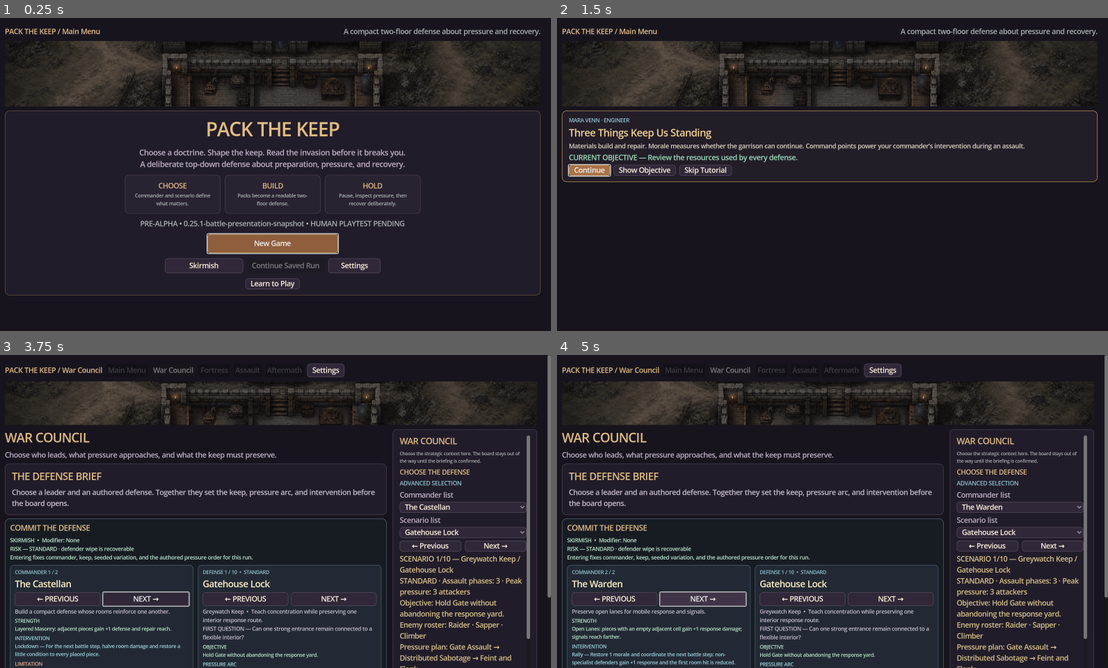
Above: before the commit, frames 1-4 (two rows, left to right).
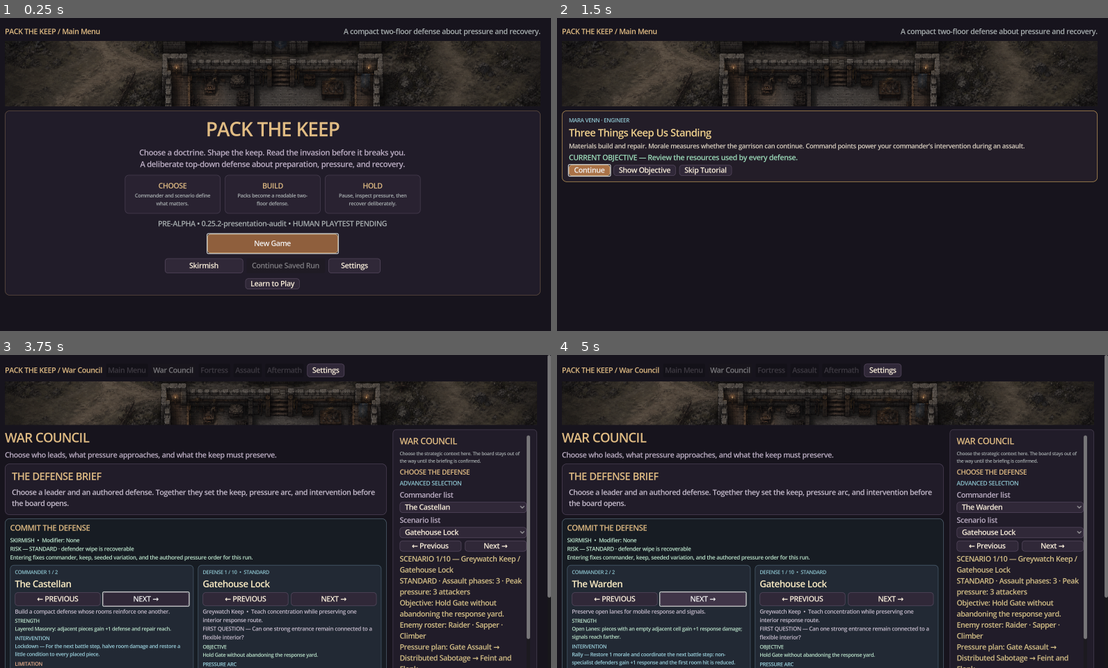
Above: after the commit, the same moments.

Repository: raphaelroshan/pack-the-keep
Game: Godot game, scene res://scenes/Main.tscn
The game is run twice, just before and just after one commit, with the same random seed, the same clock (stepped at 60 frames per second) and the same inputs.
Inputs:
- Up to frame 1 (0.25 s): no input
- Up to frame 2 (1.5 s): click "New Game" at 0.5 s; click "Continue" at 1.25 s
- Up to frame 3 (3.75 s): click "Continue" at 2 s; click "Show Objective" at 2.75 s; click "Skip Tutorial" at 3.5 s
- Up to frame 4 (5 s): click "NEXT →" at 4.25 s

The runs differ from the first frame. In frame 1, 0.6% of the frame differs, in the area x 25-74%, y 64-68%; in frame 2, nothing differs; in frame 3, less than 0.1%; in frame 4, less than 0.1%.

Commit message:
feat: add presentation audit mode

Diff:
--- a/content/content_manifest.json
+++ b/content/content_manifest.json
@@ -1,7 +1,7 @@
 {
   "schema_version": 1,
   "game_id": "pack-the-keep",
-  "content_version": "0.25.1",
+  "content_version": "0.25.2",
   "p4_vertical_slice": {
     "status": "implemented",
     "scorecard": "each_resolved_wave_records_doctrine_outcome_damage_defeated_enemies_and_recovery_actions",
@@ -531,6 +531,15 @@
     "authority": "read_only_projection_over_pack_keep_state",
     "evidence": ["design/p44_battle_presentation_snapshot.md", "docs/p44_battle_presentation_snapshot_verification.md", "tests/test_p44_battle_presentation_snapshot.gd"],
     "next_slice": "p45_presentation_audit_mode"
+  },
+  "p45_presentation_audit_mode": {
+    "status": "implemented",
+    "activation": "--debug-ui",
+    "diagnostics": ["major_region_bounds", "focus_owner", "viewport_size", "clipped_region_count"],
+    "normal_launch": "overlay_not_instantiated",
+    "authority": "presentation_only_no_input_or_simulation_commands",
+    "evidence": ["design/p45_presentation_audit_mode.md", "docs/p45_presentation_audit_mode_verification.md", "tests/test_p45_presentation_audit_mode.gd"],
+    "next_slice": "p46_navigation_and_unsaved_progress"
   },
   "campaign": {
     "title": "The Bell at Dusk",
--- a/content/gameplay_framework.json
+++ b/content/gameplay_framework.json
@@ -1,7 +1,7 @@
 {
   "schema_version": 1,
   "game_id": "pack-the-keep",
-  "framework_version": "0.25.1-battle-presentation-snapshot",
+  "framework_version": "0.25.2-presentation-audit",
   "design_promise": "Choose a commander, open a coherent pack, arrange a readable keep, and adapt when a forecasted invasion tests the doctrine you chose.",
   "p0_alpha_foundation": {
     "status": "implemented",
@@ -1817,6 +1817,13 @@
     "compatibility": "existing_refresh_helpers_delegate_to_snapshot_renderer",
     "determinism_rule": "snapshot_build_is_repeatable_and_does_not_mutate_pack_keep_state"
   },
+  "presentation_audit_mode": {
+    "status": "implemented",
+    "activation": "debug_ui_command_line_only",
+    "regions": ["title_card", "main_content", "fortress_board", "command_rail", "primary_action", "context_brief", "inspection_card", "terminal_debrief"],
+    "diagnostics": ["viewport", "screen", "focus_owner", "visible_regions", "clipped_regions"],
+    "determinism_rule": "overlay_is_mouse_ignoring_non_focusable_and_absent_from_normal_launches"
+  },
   "unit_availability": {
     "status": "vertical_slice",
     "starter_pieces": [
--- a/content/p12_alpha_checklist.json
+++ b/content/p12_alpha_checklist.json
@@ -1,6 +1,6 @@
 {
   "schema_version": 1,
-  "build_version": "0.25.1-battle-presentation-snapshot",
+  "build_version": "0.25.2-presentation-audit",
   "status": "candidate",
   "checks": [
     {"id": "windows_launch", "status": "implemented", "evidence": ["tests/test_release_identity.py", "tools/run_packaged_smoke.py", ".github/workflows/ci.yml"]},
--- a/content/p16_playtest_protocol.json
+++ b/content/p16_playtest_protocol.json
@@ -1,6 +1,6 @@
 {
   "schema_version": 1,
-  "build_version": "0.25.1-battle-presentation-snapshot",
+  "build_version": "0.25.2-presentation-audit",
   "status": "ready_for_human_sessions",
   "release_ready": false,
   "minimum_completed_sessions": 4,
--- a/project.godot
+++ b/project.godot
@@ -6,7 +6,7 @@
 
 [application]
 config/name="Pack the Keep"
-config/version="0.25.1-battle-presentation-snapshot"
+config/version="0.25.2-presentation-audit"
 run/main_scene="res://scenes/Main.tscn"
 config/features=PackedStringArray("4.3", "GL Compatibility")
 boot_splash/bg_color=Color(0.045, 0.04, 0.055, 1)
--- a/src/ui/main.gd
+++ b/src/ui/main.gd
@@ -12,6 +12,7 @@
 const InspectionPanelView = preload("res://src/ui/inspection_panel.gd")
 const LocalPlaytestObserverView = preload("res://src/ui/local_playtest_observer.gd")
 const BattlePresentationSnapshotView = preload("res://src/ui/battle_presentation_snapshot.gd")
+const PresentationAuditOverlayView = preload("res://src/ui/presentation_audit_overlay.gd")
 
 const PackKeepState = preload("res://src/core/keep_state.gd")
 const PackagedSmoke = preload("res://src/platform/packaged_smoke.gd")
@@ -143,6 +144,7 @@
 var battle_tactical_button: Button
 var battle_tactical_panel: VBoxContainer
 var battle_presentation_snapshot: Dictionary = {}
+var presentation_audit_overlay: PresentationAuditOverlay
 var mute_button: Button
 var contrast_button: Button
 var reduced_motion_button: Button
@@ -264,6 +266,8 @@
 	if DisplayServer.get_name() != "headless":
 		_setup_audio()
 	_build_ui()
+	if developer_ui_enabled:
+		_build_presentation_audit_overlay()
 	_set_screen("title")
 	if OS.get_cmdline_user_args().has("--packaged-smoke") and OS.get_environment("PACK_THE_KEEP_PACKAGED_SMOKE") == "1":
 		call_deferred("_start_packaged_smoke")
@@ -276,6 +280,21 @@
 	var smoke_harness: Node = PackagedSmoke.new()
 	get_tree().root.add_child(smoke_harness)
 	smoke_harness.call_deferred("run", self)
+
+func _build_presentation_audit_overlay() -> void:
+	presentation_audit_overlay = PresentationAuditOverlayView.new()
+	add_child(presentation_audit_overlay)
+	presentation_audit_overlay.configure({
+		"title_card": title_card,
+		"main_content": gameplay_main_column,
+		"fortress_board": keep_canvas,
+		"command_rail": command_panel,
+		"primary_action": playtest_button,
+		"preparation_brief": preparation_brief_panel,
+		"recovery_brief": recovery_brief_panel,
+		"inspection_card": inspection_panel,
+		"terminal_debrief": terminal_debrief_panel,
+	}, screen)
 
 func _process(delta: float) -> void:
 	if local_playtest_observer != null:
@@ -1893,6 +1912,8 @@
 	screen = next_screen
 	if local_playtest_observer != null:
 		local_playtest_observer.record_screen(screen)
+	if presentation_audit_overlay != null:
+		presentation_audit_overlay.set_screen_name(screen)
 	var gameplay_screen: bool = screen in ["preparation", "battle", "results"]
 	var terminal_result: bool = _is_terminal_result()
 	if gameplay_columns:
--- /dev/null
+++ b/src/ui/presentation_audit_overlay.gd
@@ -0,0 +1,80 @@
+class_name PresentationAuditOverlay
+extends Control
+
+const REGION_COLORS := [
+	Color("#65d6c1"),
+	Color("#f2c572"),
+	Color("#e88378"),
+	Color("#8fc6d1"),
+	Color("#c9a7e8"),
+	Color("#bfe8cf"),
+]
+
+var tracked_regions: Dictionary = {}
+var screen_name: String = "unknown"
+
+func _ready() -> void:
+	set_anchors_and_offsets_preset(Control.PRESET_FULL_RECT)
+	mouse_filter = Control.MOUSE_FILTER_IGNORE
+	focus_mode = Control.FOCUS_NONE
+	z_index = 1000
+	set_process(true)
+
+func configure(regions: Dictionary, current_screen: String) -> void:
+	tracked_regions = regions.duplicate()
+	screen_name = current_screen
+	queue_redraw()
+
+func set_screen_name(value: String) -> void:
+	screen_name = value
+	queue_redraw()
+
+func audit_snapshot(viewport_rect: Rect2 = Rect2()) -> Dictionary:
+	var bounds: Rect2 = viewport_rect
+	if bounds.size == Vector2.ZERO:
+		bounds = Rect2(Vector2.ZERO, size)
+	var regions: Array[Dictionary] = []
+	var clipped_count: int = 0
+	for region_name_value in tracked_regions.keys():
+		var region_name: String = String(region_name_value)
+		var control: Control = tracked_regions[region_name]
+		if control == null or not is_instance_valid(control) or not control.is_visible_in_tree():
+			continue
+		var rect: Rect2 = control.get_global_rect()
+		var clipped: bool = not bounds.encloses(rect)
+		if clipped:
+			clipped_count += 1
+		regions.append({"name": region_name, "rect": rect, "clipped": clipped})
+	var focus_owner: Control = get_viewport().gui_get_focus_owner() if get_viewport() != null else null
+	var focus_text: String = "none"
+	if focus_owner != null:
+		focus_text = focus_owner.name
+		if focus_owner is Button and not String(focus_owner.text).is_empty():
+			focus_text = "%s: %s" % [focus_owner.name, String(focus_owner.text)]
+	return {
+		"screen": screen_name,
+		"viewport": {"width": int(bounds.size.x), "height": int(bounds.size.y)},
+		"focus": focus_text,
+		"visible_region_count": regions.size(),
+		"clipped_region_count": clipped_count,
+		"regions": regions,
+	}
+
+func _process(_delta: float) -> void:
+	queue_redraw()
+
+func _draw() -> void:
+	var snapshot: Dictionary = audit_snapshot()
+	var regions: Array = snapshot.get("regions", [])
+	for index in range(regions.size()):
+		var region: Dictionary = regions[index]
+		var color: Color = REGION_COLORS[index % REGION_COLORS.size()]
+		var rect: Rect2 = region.get("rect", Rect2())
+		rect.position -= global_position
+		draw_rect(rect, color, false, 2.0)
+		draw_string(ThemeDB.fallback_font, rect.position + Vector2(5, 14), String(region.get("name", "region")).to_upper(), HORIZONTAL_ALIGNMENT_LEFT, -1, 11, color)
+	var status: String = "PRESENTATION AUDIT • %s • %dx%d • FOCUS %s • REGIONS %d • CLIPPED %d" % [String(snapshot.screen).to_upper(), int(snapshot.viewport.width), int(snapshot.viewport.height), String(snapshot.focus), int(snapshot.visible_region_count), int(snapshot.clipped_region_count)]
+	var status_rect: Rect2 = Rect2(8, size.y - 34, minf(size.x - 16.0, 920.0), 26)
+	draw_rect(status_rect, Color(0.04, 0.03, 0.06, 0.9), true)
+	draw_rect(status_rect, Color("#f2c572"), false, 1.0)
+	draw_string(ThemeDB.fallback_font, status_rect.position + Vector2(8, 18), status, HORIZONTAL_ALIGNMENT_LEFT, status_rect.size.x - 16.0, 12, Color("#fff4df"))
--- /dev/null
+++ b/tests/test_p45_presentation_audit_mode.gd
@@ -0,0 +1,51 @@
+extends SceneTree
+
+const AuditOverlay = preload("res://src/ui/presentation_audit_overlay.gd")
+
+var failures: Array[String] = []
+
+func _check(condition: bool, message: String) -> void:
+	if not condition:
+		failures.append(message)
+
+func _initialize() -> void:
+	var ui: Control = load("res://scenes/Main.tscn").instantiate()
+	root.add_child(ui)
+	await process_frame
+	await process_frame
+	ui.preferences_persistence_enabled = false
+	ui.display_application_enabled = false
+	_check(not ui.developer_ui_enabled and ui.presentation_audit_overlay == null, "normal launch should not instantiate presentation audit chrome")
+	var before: String = JSON.stringify(ui.keep.serialize())
+
+	var in_bounds: Button = Button.new()
+	in_bounds.name = "PrimaryAction"
+	in_bounds.text = "Begin"
+	in_bounds.position = Vector2(10, 10)
+	in_bounds.size = Vector2(80, 30)
+	ui.add_child(in_bounds)
+	var clipped: Control = Control.new()
+	clipped.position = Vector2(190, 80)
+	clipped.size = Vector2(30, 30)
+	ui.add_child(clipped)
+	var overlay: PresentationAuditOverlay = AuditOverlay.new()
+	ui.add_child(overlay)
+	overlay.configure({"primary_action": in_bounds, "clipped_region": clipped}, "battle")
+	in_bounds.grab_focus()
+	await process_frame
+	var snapshot: Dictionary = overlay.audit_snapshot(Rect2(0, 0, 200, 100))
+	_check(overlay.mouse_filter == Control.MOUSE_FILTER_IGNORE and overlay.focus_mode == Control.FOCUS_NONE, "audit overlay should never intercept mouse or keyboard focus")
+	_check(String(snapshot.screen) == "battle" and int(snapshot.visible_region_count) == 2, "audit snapshot should identify screen and visible tracked regions")
+	_check(int(snapshot.clipped_region_count) == 1, "audit snapshot should report regions outside the supplied viewport")
+	_check(String(snapshot.focus).contains("PrimaryAction") and String(snapshot.focus).contains("Begin"), "audit snapshot should name the active focus control and button text")
+	_check(JSON.stringify(ui.keep.serialize()) == before, "audit inspection should not mutate authoritative keep state")
+
+	ui.queue_free()
+	await process_frame
+	if failures.is_empty():
+		print("P45 presentation audit mode: PASS")
+		quit(0)
+	else:
+		for failure in failures:
+			push_error(failure)
+		quit(1)
--- a/tools/capture_vertical_slice.gd
+++ b/tools/capture_vertical_slice.gd
@@ -83,6 +83,7 @@
 		"build_version": String(ProjectSettings.get_setting("application/config/version", "unknown")),
 		"resolution": {"width": CAPTURE_SIZE.x, "height": CAPTURE_SIZE.y},
 		"files": captured_files,
+		"debug_ui": OS.get_cmdline_user_args().has("--debug-ui"),
 		"human_evidence": false,
 	}
 	var file: FileAccess = FileAccess.open(output_dir.path_join("capture-manifest.json"), FileAccess.WRITE)
--- a/tools/ci_manifest.json
+++ b/tools/ci_manifest.json
@@ -1,7 +1,7 @@
 {
   "slug": "pack-the-keep",
   "display_name": "Pack the Keep",
-  "build_version": "0.25.1-battle-presentation-snapshot",
+  "build_version": "0.25.2-presentation-audit",
   "godot_test": "res://tests/test_keep_state.gd",
   "primary_repo": "raphaelroshan/pack-the-keep",
   "release_platforms": ["steam", "epic-games-store"],
Not shown, changed: README.md
Not shown, added: design/p45_presentation_audit_mode.md
Not shown, changed: docs/agent_feeding_guide.md
Not shown, changed: docs/agent_handoff_roadmap.md
Not shown, changed: docs/decision_log.md
Not shown, changed: docs/game_quality_transformation_plan.md
Not shown, changed: docs/internal_test_release.md
Not shown, added: docs/p45_presentation_audit_mode_verification.md
Not shown, changed: scripts/verify.sh
